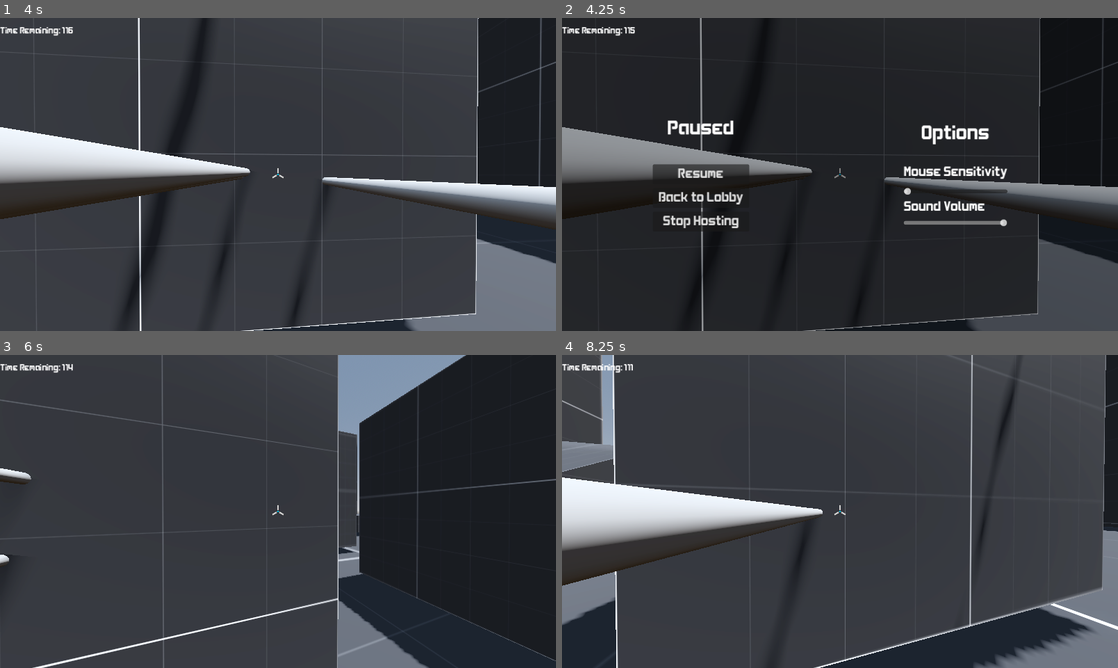
Above: before the commit, frames 1-4 (two rows, left to right).
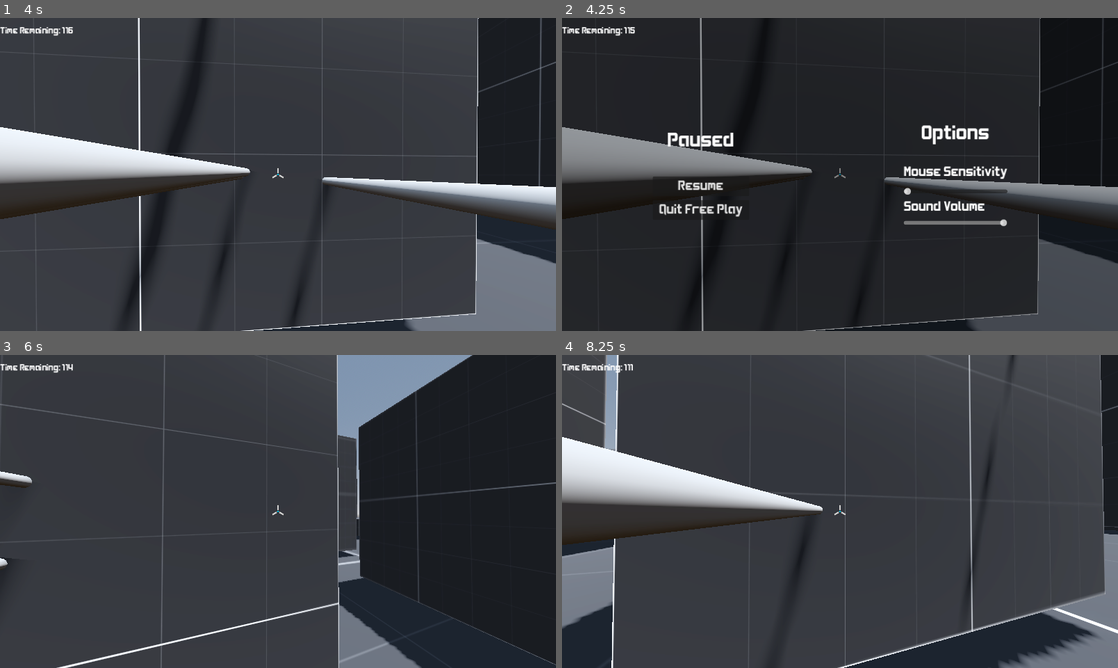
Above: after the commit, the same moments.

Repository: kdreese/godot-3D-shooter-project
Game: Godot game, scene res://src/states/game.tscn
Two runs of this game, one before a commit and one after it. Both use one fixed random seed, a clock stepped at 60 frames per second and the inputs below. This scene is started directly instead of the project's main scene.
Inputs (mouse positions are in pixels of both pictures, inside the frame that each line leads up to):
- Up to frame 1 (4 s): move the mouse to (305, 174) at 0.52 s; press the mouse at (305, 174) at 0.53 s; hold W (move_forwards) from 0.53 s (still down); tap Space (jump) at 0.77, 1.52, 3.02, 3.77 s; move the mouse to (250, 174) at 1.27 s; release the mouse at (250, 174) at 1.28 s; click (250, 174) at 1.35 s; move the mouse to (289, 168) at 2.02 s; press the mouse at (289, 168) at 2.03 s; tap Enter at 2.75 s; move the mouse to (272, 180) at 2.77 s; release the mouse at (272, 180) at 2.78 s; click (272, 180) at 2.85 s; move the mouse to (316, 177) at 3.52 s; press the mouse at (316, 177) at 3.53 s
- Up to frame 2 (4.25 s): keep holding W (move_forwards); tap Escape (ui_cancel) at 4.15 s
- Up to frame 3 (6 s): move the mouse to (111, 464) at 4.27 s; release W (move_forwards) at 4.28 s; release the mouse at (111, 464) at 4.28 s; hold A (move_left) 4.28-5 s; click (111, 464) at 4.35 s; tap Space (jump) at 4.52, 5.75 s; click "Resume" at 5 s; move the mouse to (283, 511) at 5.77 s; press the mouse at (283, 511) at 5.78 s; hold W (move_forwards) from 5.78 s (still down)
- Up to frame 4 (8.25 s): move the mouse to (817, 505) at 6.52 s; release W (move_forwards) at 6.53 s; release the mouse at (817, 505) at 6.53 s; hold D (move_right) 6.53-7.28 s; click (817, 505) at 6.6 s; tap Space (jump) at 6.77, 7.52 s; move the mouse to (867, 511) at 7.27 s; press the mouse at (867, 511) at 7.28 s; hold W (move_forwards) from 7.28 s (still down); move the mouse to (812, 511) at 8.02 s; release the mouse at (812, 511) at 8.03 s; click (812, 511) at 8.1 s

Frame 1 is identical in both runs. In frame 2, 2.5% of the frame differs, in the area x 16-34%, y 32-69%; in frame 3, 3.4%; in frame 4, 15%, in the area x 0-100%, y 0-100%.
Error in both runs: Invalid access to property or key '1' on a base object of type 'Dictionary'. (res://src/states/scoreboard.gd:48)

Commit message:
Fixed some multiplayer weirdness.

Diff:
--- a/src/autoload/multiplayer.gd
+++ b/src/autoload/multiplayer.gd
@@ -34,13 +34,29 @@
 
 func _ready():
 	get_multiplayer().peer_connected.connect(self._player_connected)
-	get_multiplayer().peer_disconnected.connect(self._player_connected)
+	get_multiplayer().peer_disconnected.connect(self._player_disconnected)
 	get_multiplayer().connected_to_server.connect(self._connected_ok)
 	get_multiplayer().connection_failed.connect(self._connected_fail)
 	get_multiplayer().server_disconnected.connect(self._server_disconnected)
 
 	if OS.has_feature("Server") or "--dedicated" in OS.get_cmdline_args():
 		run_dedicated_server()
+
+
+# By default, the MultiplayerPeer assigned to the SceneTree is of the type OfflineMultiplayerPeer.
+# this type always returns true when get_server() is called. This can lead to some undesired
+# behavior. Use this function when you want to know if this instance of the game is currently
+# hosting a server.
+func is_hosting() -> bool:
+	return (get_multiplayer().get_multiplayer_peer().get_class() != "OfflineMultiplayerPeer"
+			and get_multiplayer().is_server())
+
+
+# For the same reason, this is a helper function to determine if this instance of the game is a
+# client connected to a server
+func is_client() -> bool:
+	return get_multiplayer().get_multiplayer_peer().get_class() != "OfflineMultiplayerPeer"
+
 
 @rpc("any_peer")
 func update_state(_player_info: Dictionary, _game_mode: int, _player_latency: Dictionary) -> void:
@@ -102,6 +118,7 @@
 	var error := peer.create_server(Global.config.port, Global.config.max_players)
 	if not error:
 		get_multiplayer().set_multiplayer_peer(peer)
+	player_latency[1] = 0.0
 	return error
 
 
@@ -125,7 +142,7 @@
 
 
 # Called on clients when attempting to join a server. Send our info to the server.
-@rpc func query() -> void:
+@rpc("authority") func query() -> void:
 	var info := {
 		"name": Global.config.name,
 		"version": Global.VERSION
@@ -135,7 +152,7 @@
 
 # Response from the player attempting to join, including their info.
 # The master and mastersync rpc behavior is not officially supported anymore. Try using another keyword or making custom logic using get_multiplayer().get_remote_sender_id()
-@rpc func query_response(info: Dictionary) -> void:
+@rpc("any_peer") func query_response(info: Dictionary) -> void:
 	var sender_id := get_multiplayer().get_remote_sender_id()
 	# Make sure the versions match.
 	if info.version != Global.VERSION:
@@ -168,7 +185,7 @@
 
 func force_disconnect(id: int, timeout: float) -> void:
 	await get_tree().create_timer(timeout).timeout
-	var peer := get_multiplayer().network_peer as ENetMultiplayerPeer
+	var peer := get_multiplayer().get_multiplayer_peer() as ENetMultiplayerPeer
 	if id in get_multiplayer().get_peers():
 		peer.disconnect_peer(id)
 
@@ -214,12 +231,12 @@
 
 
 func _cleanup_network_peer() -> void:
-	get_multiplayer().set_multiplayer_peer(null)
+	get_multiplayer().set_multiplayer_peer(OfflineMultiplayerPeer.new())
 
 
 # Send a ping to all connected players.
 func send_ping_to_all() -> void:
-	if not get_multiplayer().is_server():
+	if not is_hosting() or len(get_multiplayer().get_peers()) == 0:
 		return
 	for id in player_info.keys():
 		if id == 1:
@@ -241,8 +258,8 @@
 
 # Handle a ping response from a client.
 # The master and mastersync rpc behavior is not officially supported anymore. Try using another keyword or making custom logic using get_multiplayer().get_remote_sender_id()
-@rpc func pong() -> void:
-	var id = get_tree().get_remote_sender_id()
+@rpc("any_peer") func pong() -> void:
+	var id = get_multiplayer().get_remote_sender_id()
 	if not (id in outstanding_pings):
 		return
 	var receive_time = Time.get_ticks_msec()
--- a/src/levels/preview_level.gd
+++ b/src/levels/preview_level.gd
@@ -18,7 +18,9 @@
 	for idx in range(len(nodes) - 6):
 		nodes[idx].queue_free()
 	var pan := get_tree().create_tween()
+	pan.bind_node(self)
 	pan.set_trans(Tween.TRANS_LINEAR)
+	pan.set_loops()
 	pan.tween_method(self.set_camera_transform, 0.0, 2 * PI, 30.0)
 	pan.play()
 
--- a/src/states/lobby.gd
+++ b/src/states/lobby.gd
@@ -63,7 +63,7 @@
 	update_display()
 
 
-@rpc("call_local")
+@rpc("any_peer", "call_local")
 func sync_colors(_chosen_colors: Dictionary):
 	chosen_colors = _chosen_colors
 
@@ -161,8 +161,7 @@
 	update_table()
 	mode_drop_down.text = mode_drop_down.get_popup().get_item_text(Multiplayer.game_mode)
 	server_name.text = Multiplayer.player_info[1].name + "'s Server"
-	if get_multiplayer().is_server():
-		Multiplayer.player_latency[1] = 0
+	if Multiplayer.is_hosting():
 		back_button.text = "Stop Hosting"
 	else:
 		back_button.text = "Disconnect"
--- a/src/states/pause_menu.gd
+++ b/src/states/pause_menu.gd
@@ -9,9 +9,11 @@
 
 
 func _ready() -> void:
-	if get_multiplayer().is_server():
+	if Multiplayer.is_hosting():
 		disconnect_button.text = "Stop Hosting"
-	if not get_multiplayer().has_multiplayer_peer():
+	elif Multiplayer.is_client():
+		disconnect_button.text = "Disconnect"
+	else:
 		disconnect_button.text = "Quit Free Play"
 		back_to_lobby_button.hide()
 	mouse_sens_slider.value = Global.config["mouse_sensitivity"]
--- a/src/states/pause_menu.tscn
+++ b/src/states/pause_menu.tscn
@@ -1,4 +1,4 @@
-[gd_scene load_steps=2 format=3]
+[gd_scene load_steps=2 format=3 uid="uid://j484fwghh2lq"]
 
 [ext_resource type="Script" path="res://src/states/pause_menu.gd" id="1"]
 
